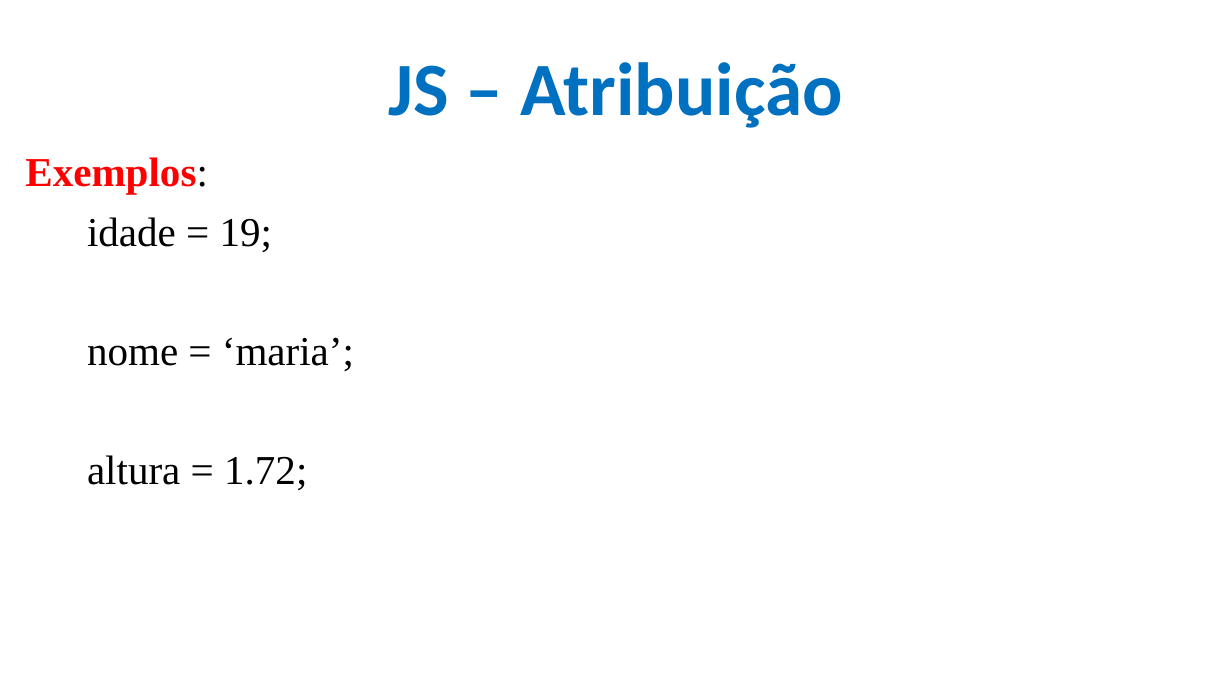
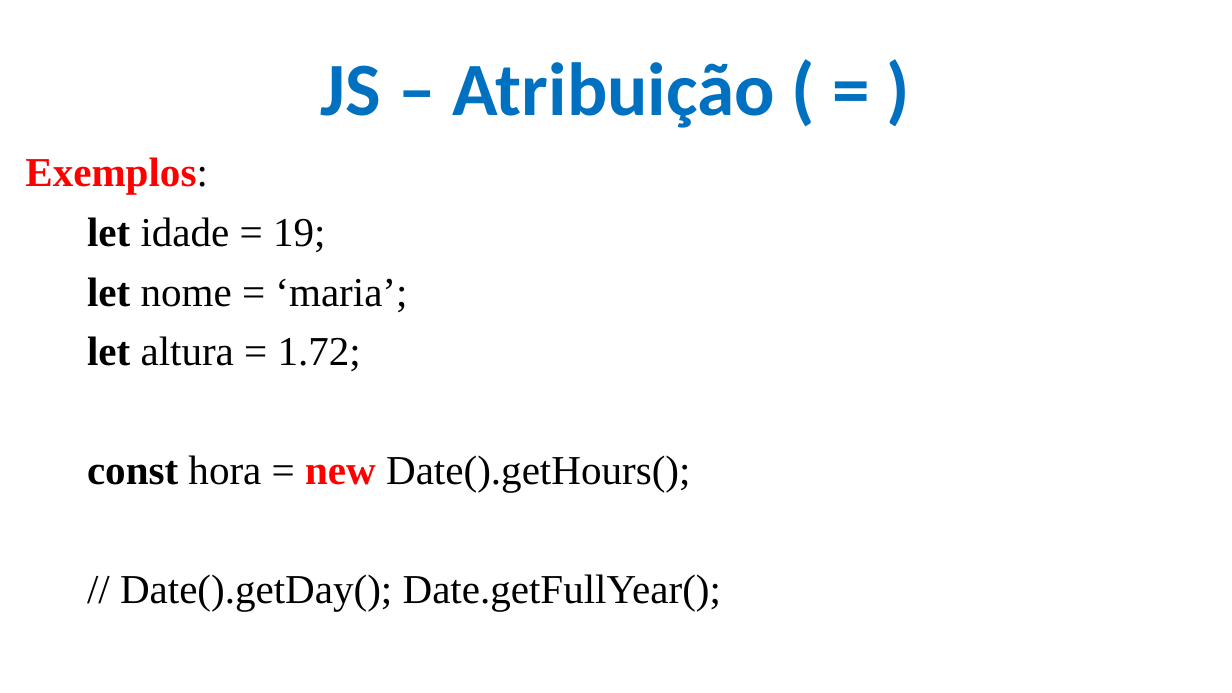
Before and after one commit to CloudEducationBrazil/WydenDesenvolvimentoWebPHP, a slide deck: slide 5 of 01 Classes/Aula 09 Desenvolvimento Web PHP - JS.pptx (slide 17 before the commit). Drawn at 1232x693 pixels with LibreOffice and Linux fonts; fonts in the diff are those of the drawing; background and template pictures are left out. Boxes give left, top, right and bottom in pixels: in the first picture for what was removed or moved away, otherwise in the second. Text is boxed around its words. In the diff, an @@ line names an element or a change of style, - is before the commit and + after.

```diff
--- a/01 Classes/Aula 09 Desenvolvimento Web PHP - JS.pptx
+++ b/01 Classes/Aula 09 Desenvolvimento Web PHP - JS.pptx
@@ title at (x1=321, y1=62, x2=775, y2=128): text changed @@
-JS – Atribuição
+JS – Atribuição ( = )
@@ text at (x1=87, y1=217, x2=721, y2=611): text changed @@
-idade = 19;
-nome = ‘maria’;
-altura = 1.72;
+let idade = 19;
+let nome = ‘maria’;
+let altura = 1.72;
+const hora = new Date().getHours();
+// Date().getDay(); Date.getFullYear();
```
Also in this commit, not shown: 6 other slides changed, 6 slides added.
